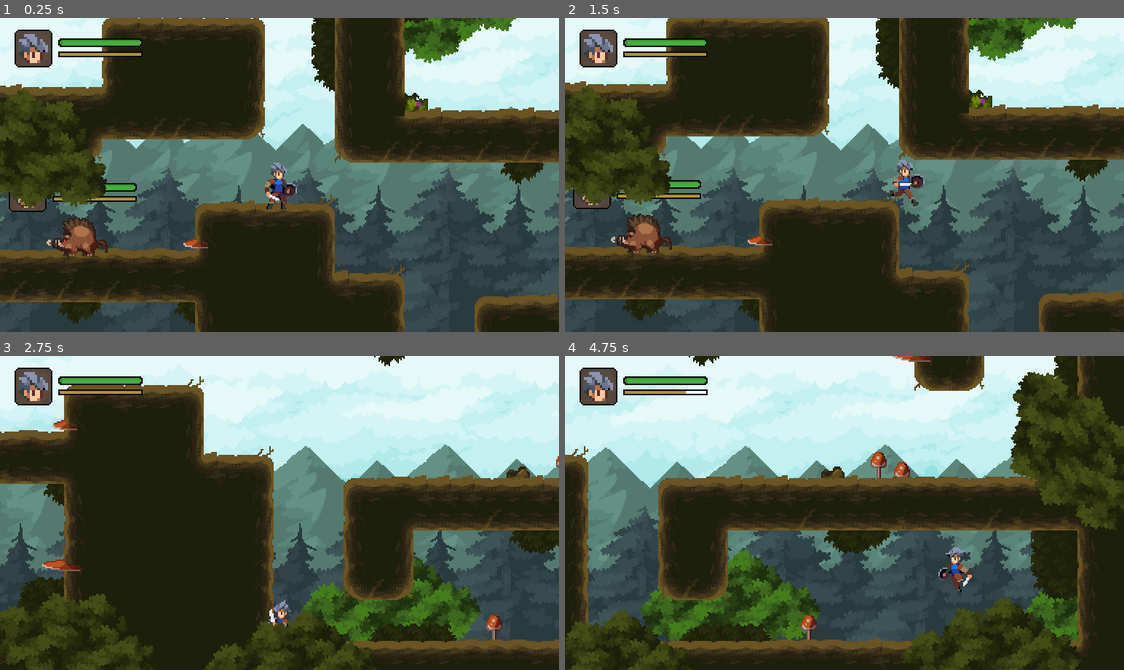
Above: before the commit, frames 1-4 (two rows, left to right).
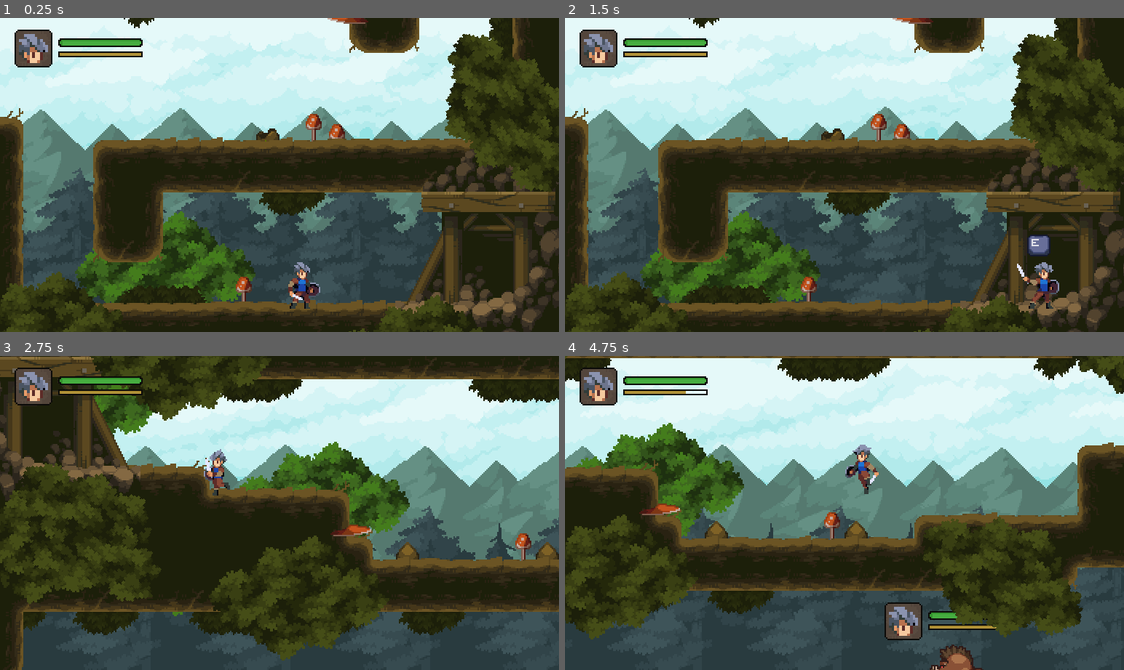
Above: after the commit, the same moments.

Repository: ukagaka/rpg-adventure
Game: Godot game, scene res://world.tscn
Same seed, same stepped clock (60 frames per second), same inputs: the game is played once before the commit and once after it.
Inputs:
- Up to frame 1 (0.25 s): no input
- Up to frame 2 (1.5 s): hold E (interact) 0.53-1.28 s; hold Right (move_right) from 0.53 s (still down); tap Space (jump) at 0.77 s; tap A (attack) at 1.35 s
- Up to frame 3 (2.75 s): tap Space (jump) at 1.52 s; tap E (interact) at 1.55 s; release Right (move_right) at 2.03 s; hold Left (move_left) from 2.03 s (still down); hold E (interact) from 2.03 s (still down)
- Up to frame 4 (4.75 s): release Left (move_left) at 2.78 s; release E (interact) at 2.78 s; hold Right (move_right) 2.78-4.28 s; tap Z (slide) at 2.85 s; tap Space (jump) at 3.02, 3.77, 4.52 s; tap E (interact) at 3.05, 4.55 s; hold E (interact) 3.53-4.28 s; hold Left (move_left) from 4.28 s (still down); tap A (attack) at 4.35 s

The runs differ from the first frame. In frame 1, 79% of the frame differs, in the area x 0-100%, y 0-100%; in frame 2, 79%; in frame 3, 66%; in frame 4, 68%.

Commit message:
15:切换场景-相同场景切换
1、继承 Marker2D 节点，并添加到组内，通过全局方法遍历出所有节点执行场景内的切换
2、通过继承的描点，定义属于哪个方向，然后传递方向使其能够转向

Diff:
--- /dev/null
+++ b/classes/EntryPoint.gd
@@ -0,0 +1,8 @@
+extends Marker2D
+
+class_name EntryPoint
+
+@export var direction := Player.Direction.RIGHT
+
+func _ready() -> void:
+	add_to_group("entry_points")
--- /dev/null
+++ b/classes/Teleporter.gd
@@ -0,0 +1,10 @@
+extends Interactable
+
+class_name Teleporter
+
+@export_file("*.tscn") var path: String
+@export var entry_point:String
+
+func interact() -> void:
+	super()
+	Game.change_scene(path, entry_point)
--- /dev/null
+++ b/globals/game.gd
@@ -0,0 +1,13 @@
+extends Node
+
+func change_scene(path: String, entry_point: String) -> void:
+	var tree := get_tree()
+
+	tree.change_scene_to_file(path)
+
+	await tree.tree_changed
+
+	for node in tree.get_nodes_in_group("entry_points"):
+		if node.name == entry_point:
+			tree.current_scene.update_player(node.global_position, node.direction)
+			break
--- /dev/null
+++ b/globals/game.tscn
@@ -0,0 +1,6 @@
+[gd_scene load_steps=2 format=3 uid="uid://bwasetdtjqpxs"]
+
+[ext_resource type="Script" path="res://globals/game.gd" id="1_xwp7i"]
+
+[node name="Game" type="Node"]
+script = ExtResource("1_xwp7i")
--- /dev/null
+++ b/objects/mine_gate.tscn
@@ -0,0 +1,20 @@
+[gd_scene load_steps=4 format=3 uid="uid://k6h4jyo8ahq4"]
+
+[ext_resource type="Script" path="res://classes/Teleporter.gd" id="1_t0tma"]
+[ext_resource type="Texture2D" uid="uid://777yryih6q0n" path="res://assets/legacy_fantasy/Buildings.png" id="2_57aml"]
+
+[sub_resource type="RectangleShape2D" id="RectangleShape2D_8plqg"]
+size = Vector2(57, 65)
+
+[node name="MineGate" type="Area2D"]
+script = ExtResource("1_t0tma")
+
+[node name="Buildings" type="Sprite2D" parent="."]
+position = Vector2(2, -81)
+texture = ExtResource("2_57aml")
+region_enabled = true
+region_rect = Rect2(273, 208, 127, 159)
+
+[node name="CollisionShape2D" type="CollisionShape2D" parent="."]
+position = Vector2(-0.5, -64.5)
+shape = SubResource("RectangleShape2D_8plqg")
--- a/player.gd
+++ b/player.gd
@@ -1,6 +1,11 @@
 extends CharacterBody2D
 
 class_name Player
+
+enum Direction {
+	LEFT = -1,
+	RIGHT = +1,
+}
 
 enum State {
 	IDLE,
@@ -48,6 +53,13 @@
 #是否可以连击
 @export var can_combo := false
 
+@export var direction := Direction.RIGHT:
+	set(v):
+		direction = v
+		if not is_node_ready():
+			await ready
+		graphics.scale.x = direction
+
 @onready var graphics: Node2D = $Graphics
 @onready var animation_player : AnimationPlayer = $AnimationPlayer
 @onready var coyote_timer: Timer = $CoyoteTimer
@@ -104,11 +116,11 @@
 			stand(default_gravity, delta)
 		State.WALL_SLIDING:
 			move(default_gravity /3, delta)
-			graphics.scale.x = get_wall_normal().x
+			direction = Direction.LEFT if get_wall_normal().x < 0 else Direction.RIGHT
 		State.WALL_JUMP:
 			if state_machine.state_time < 0.1:
 				stand(0.0 if is_first_tick else default_gravity, delta)
-				graphics.scale.x = get_wall_normal().x
+				direction = Direction.LEFT if get_wall_normal().x < 0 else Direction.RIGHT
 			else:
 				move(default_gravity, delta)
 		State.ATTACK_1, State.ATTACK_2, State.ATTACK_3:
@@ -125,24 +137,24 @@
 	is_first_tick = false
 
 func move(gravity: float, delta:float) -> void:
-	var direction := Input.get_axis("move_left", "move_right")
+	var movement := Input.get_axis("move_left", "move_right")
 
 	#move_toward 起始值到目标值，速度的变化量
 	#速度的变化量 = 加速度 * 时间
 	#使用该方法后，人物会缓慢加速和减速，效果就是停止后
 	var acceleration := FLOOR_ACCELERATION if is_on_floor() else AIR_ACCELERATION
-	velocity.x = move_toward(velocity.x, direction * RUN_SPEED, acceleration * delta)
+	velocity.x = move_toward(velocity.x, movement * RUN_SPEED, acceleration * delta)
 
 	#设置重力
 	velocity.y += gravity * delta
 
-	if not is_zero_approx(direction):
-		graphics.scale.x = -1 if direction < 0 else +1
+	if not is_zero_approx(movement):
+		direction = Direction.LEFT if movement < 0 else Direction.RIGHT
 
 	move_and_slide()
 
 
-func stand(gravity:float, delta: float)-> void:
+func stand(gravity:float, delta: float)->   void:
 	var acceleration := FLOOR_ACCELERATION if is_on_floor() else AIR_ACCELERATION
 	velocity.x = move_toward(velocity.x, 0.0, acceleration * delta)
 	velocity.y += gravity * delta
@@ -187,7 +199,6 @@
 		return StateMachine.KEEP_CURRENT if state == State.DYING else State.DYING
 
 	if pending_damage:
-		print("fwae122333")
 		return State.HURT
 
 	var can_jump := is_on_floor() or coyote_timer.time_left > 0
@@ -198,8 +209,8 @@
 	if state in GROUND_STATES and not is_on_floor():
 		return State.FALL
 
-	var direction := Input.get_axis("move_left", "move_right")
-	var is_still := is_zero_approx(direction) and is_zero_approx(velocity.x)
+	var movement := Input.get_axis("move_left", "move_right")
+	var is_still := is_zero_approx(movement) and is_zero_approx(velocity.x)
 
 	match state:
 		State.IDLE:
--- a/project.godot
+++ b/project.godot
@@ -14,6 +14,10 @@
 run/main_scene="res://world.tscn"
 config/features=PackedStringArray("4.2", "Mobile")
 config/icon="res://icon.svg"
+
+[autoload]
+
+Game="*res://globals/game.tscn"
 
 [display]
 
--- a/world.gd
+++ b/world.gd
@@ -2,6 +2,8 @@
 
 @onready var tile_map: TileMap = $TileMap
 @onready var camera_2d: Camera2D = $Player/Camera2D
+@onready var player: Player = $Player
+
 
 
 func _ready() -> void:
@@ -14,3 +16,9 @@
 	camera_2d.limit_bottom = used.end.y * tile_size.y
 	camera_2d.limit_left = used.position.x * tile_size.x
 	camera_2d.reset_smoothing()
+
+func update_player(pos: Vector2, direction: Player.Direction) -> void:
+	player.global_position = pos
+	player.direction = direction
+	camera_2d.reset_smoothing()
+	camera_2d.force_update_scroll()
--- a/world.tscn
+++ b/world.tscn
@@ -1,12 +1,13 @@
-[gd_scene load_steps=12 format=3 uid="uid://c5f1tlpsk3rsm"]
+[gd_scene load_steps=11 format=3 uid="uid://c5f1tlpsk3rsm"]
 
 [ext_resource type="Texture2D" uid="uid://bgrjvpwyxuxge" path="res://assets/legacy_fantasy/trees/Tree-Assets.png" id="1_frukv"]
 [ext_resource type="Script" path="res://world.gd" id="1_wp80j"]
 [ext_resource type="PackedScene" uid="uid://bah20vs1e6lfq" path="res://player.tscn" id="2_gtqss"]
+[ext_resource type="PackedScene" uid="uid://k6h4jyo8ahq4" path="res://objects/mine_gate.tscn" id="3_vxlmj"]
+[ext_resource type="Script" path="res://classes/EntryPoint.gd" id="4_mjevy"]
 [ext_resource type="Texture2D" uid="uid://cm36ovvufme5r" path="res://assets/legacy_fantasy/background/Background.png" id="4_mrpj4"]
 [ext_resource type="Texture2D" uid="uid://d4frfl5vltmt7" path="res://assets/legacy_fantasy/trees/Background.png" id="5_e00s6"]
 [ext_resource type="PackedScene" uid="uid://feukmx0joudp" path="res://enemies/boar.tscn" id="6_pl3f2"]
-[ext_resource type="Script" path="res://classes/Interactable.gd" id="7_rxkbx"]
 
 [sub_resource type="TileSetAtlasSource" id="TileSetAtlasSource_ccof1"]
 texture = ExtResource("1_frukv")
@@ -464,12 +465,6 @@
 terrain_set_0/terrain_1/color = Color(0.5, 0.4375, 0.25, 1)
 sources/1 = SubResource("TileSetAtlasSource_ccof1")
 
-[sub_resource type="RectangleShape2D" id="RectangleShape2D_dr1gi"]
-size = Vector2(11, 19)
-
-[sub_resource type="RectangleShape2D" id="RectangleShape2D_ucwx6"]
-size = Vector2(18.5, 15)
-
 [node name="World" type="Node2D"]
 script = ExtResource("1_wp80j")
 
@@ -483,8 +478,28 @@
 layer_2/name = "Foreground"
 layer_2/tile_data = PackedInt32Array()
 
+[node name="MineGate" parent="TileMap" instance=ExtResource("3_vxlmj")]
+position = Vector2(1069, 222)
+path = "res://world.tscn"
+entry_point = "TopEntry"
+
+[node name="MineGate2" parent="TileMap" instance=ExtResource("3_vxlmj")]
+position = Vector2(51, -81)
+scale = Vector2(-1, 1)
+path = "res://world.tscn"
+entry_point = "BottonEntry"
+
+[node name="TopEntry" type="Marker2D" parent="TileMap"]
+position = Vector2(96, -112)
+script = ExtResource("4_mjevy")
+
+[node name="BottonEntry" type="Marker2D" parent="TileMap"]
+position = Vector2(1024, 192)
+script = ExtResource("4_mjevy")
+direction = -1
+
 [node name="Player" parent="." instance=ExtResource("2_gtqss")]
-position = Vector2(666, -8)
+position = Vector2(944, 176)
 
 [node name="Camera2D" type="Camera2D" parent="Player"]
 position_smoothing_enabled = true
@@ -703,7 +718,7 @@
 region_rect = Rect2(210, 101, 124, 86)
 
 [node name="Tree-assets10" type="Sprite2D" parent="Decorations/Foreground/ParallaxLayer"]
-position = Vector2(1027, 199)
+position = Vector2(1024, 224)
 texture = ExtResource("1_frukv")
 region_enabled = true
 region_rect = Rect2(210, 101, 124, 86)
@@ -750,17 +765,3 @@
 
 [node name="Boar" parent="." instance=ExtResource("6_pl3f2")]
 position = Vector2(530, 43)
-
-[node name="Mushroom" type="Area2D" parent="."]
-script = ExtResource("7_rxkbx")
-
-[node name="CollisionShape2D" type="CollisionShape2D" parent="Mushroom"]
-position = Vector2(183.5, 178.5)
-shape = SubResource("RectangleShape2D_dr1gi")
-
-[node name="Vegatable" type="Area2D" parent="."]
-script = ExtResource("7_rxkbx")
-
-[node name="CollisionShape2D" type="CollisionShape2D" parent="Vegatable"]
-position = Vector2(215.75, 180.5)
-shape = SubResource("RectangleShape2D_ucwx6")
Binary file added: assets/legacy_fantasy/Buildings.png
Not shown, added: assets/legacy_fantasy/Buildings.png.import
